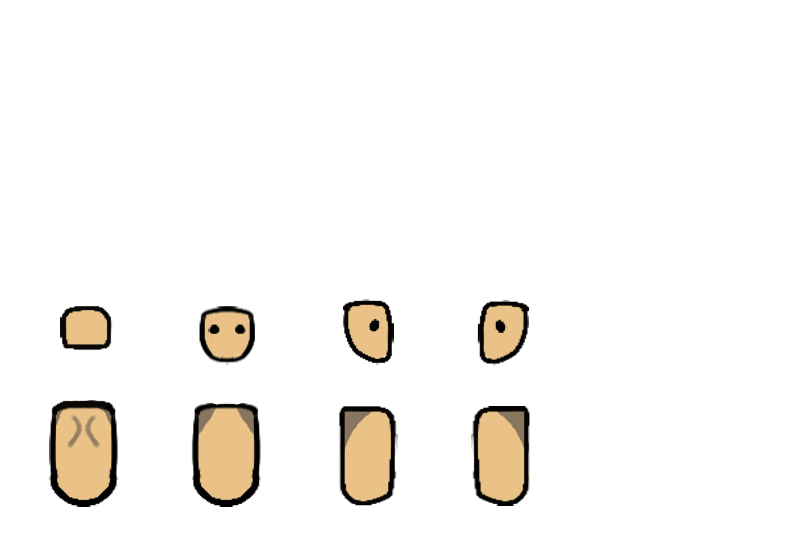
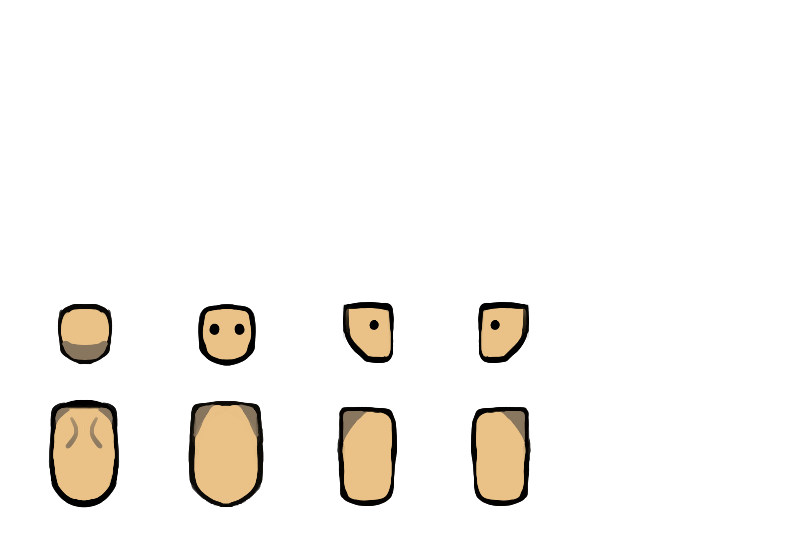
Two versions of the same layered image (800x560). Layer-by-layer changes:
painted on "line eyes" (1st of 2, in "human male" › "head" › "right sided") over [384, 299, 531, 448]
renamed "color head Merged" to "head", painted on it over [392, 299, 531, 448]
painted on "line eyes" (2nd of 2, in "human male" › "head") over [193, 299, 394, 406]
painted on "head" (3rd of 3, in "human male" › "head") over [49, 299, 509, 444]
renamed "color body" to "body", painted on it over [337, 331, 531, 507]
painted on "body" (3rd of 3, in "human male" › "body") over [48, 316, 509, 508]
